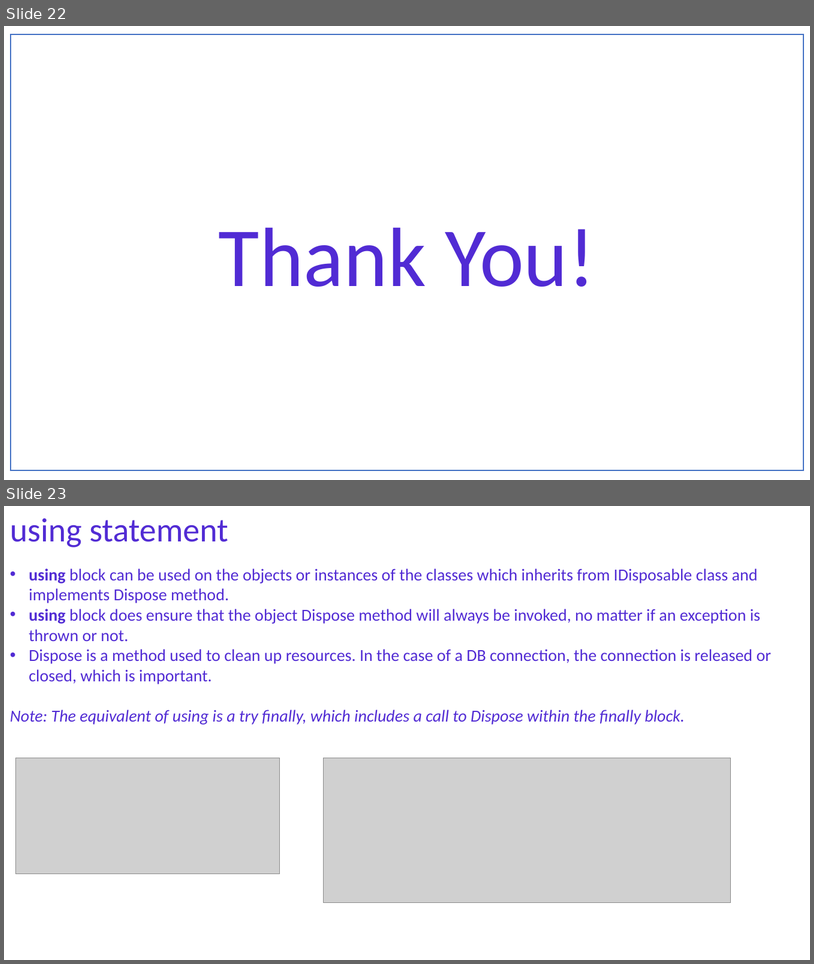
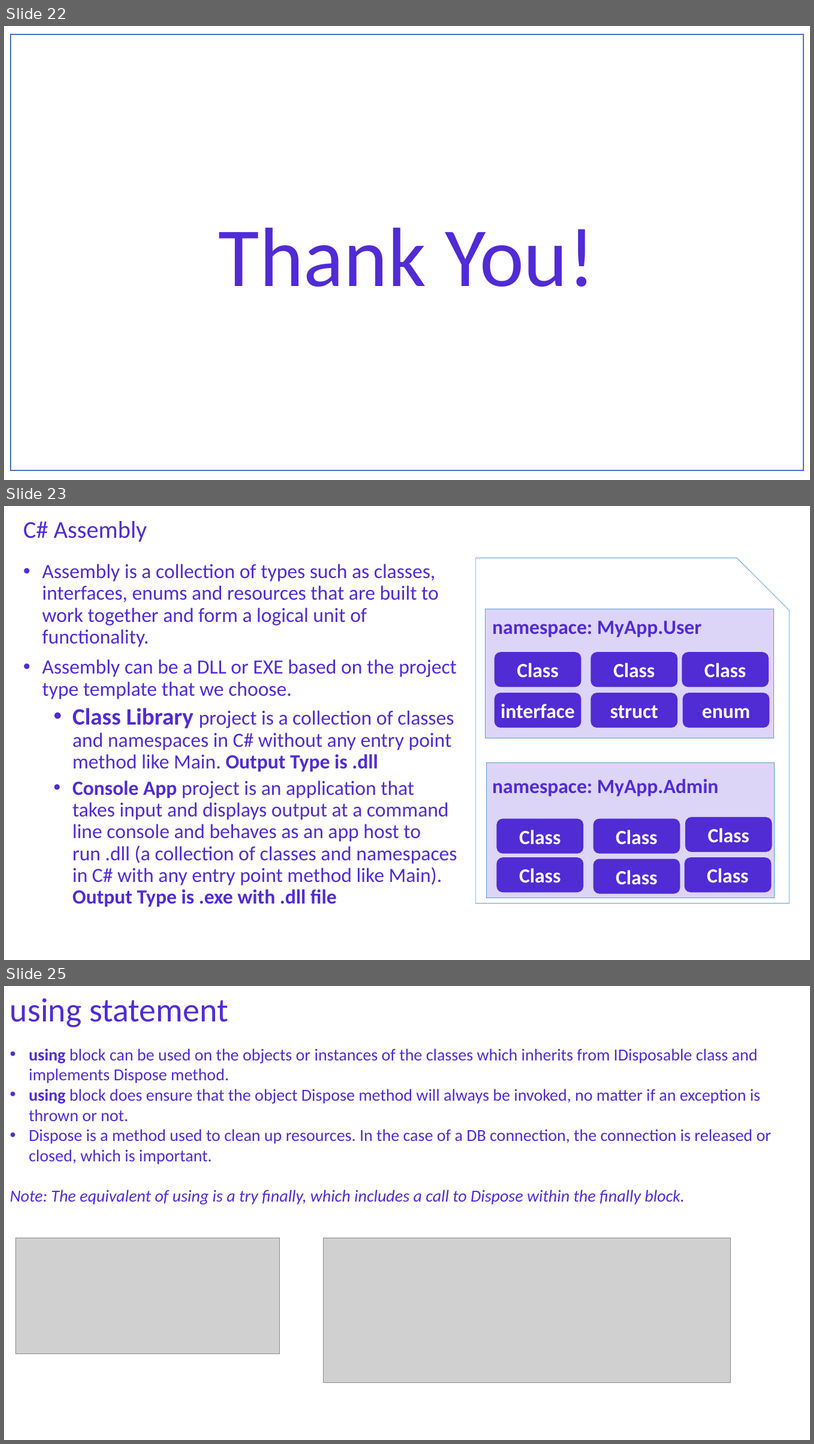
Before and after one commit to NaveenChittimalla/C-Sharp-Fundamentals, a slide deck: docs/C Sharp Programming Language - Fundaments.pptx. Shown one above the other, each under a label of ours: slides 22 and 23 before the commit, slides 22, 23 and 25 after it; the slides between them are not shown. The pictures are 814x964 and 814x1444 pixels, drawn with LibreOffice and Linux fonts; fonts in the diff are those of the drawing; grey boxes stand for pictures. Boxes give left, top, right and bottom in pixels: in the first picture for what was removed or moved away, otherwise in the second. Text is boxed around its words. In the diff, an @@ line names an element or a change of style, - is before the commit and + after.

```diff
--- a/docs/C Sharp Programming Language - Fundaments.pptx
+++ b/docs/C Sharp Programming Language - Fundaments.pptx
@@ slide 23 added at box(4, 506, 810, 960), background #FFFFFF @@
@@ title added at box(23, 521, 147, 542), 28.8 pt, text #512BD4 @@
+C# Assembly
@@ snip rect added at box(476, 558, 790, 903), fill #FFFFFF, outline #5B9BD5 0.5 pt @@
@@ text added at box(42, 564, 457, 907), 24 pt, text #512BD4 @@
+• Assembly is a collection of types such as classes, interfaces, enums and resources that are built to work together and form a logical unit of functionality.
+• Assembly can be a DLL or EXE based on the project type template that we choose.
+  • Class Library project is a collection of classes and namespaces in C# without any entry point method like Main. Output Type is .dll
+  • Console App project is an application that takes input and displays output at a command line console and behaves as an app host to run .dll (a collection of classes and namespaces in C# with any entry point method like Main). Output Type is .exe with .dll file
@@ rectangle added at box(486, 609, 774, 738), fill #DCD5F7, outline #5B9BD5 0.5 pt @@
@@ text added at box(492, 621, 702, 637), 24 pt, text #512BD4, bold @@
+namespace: MyApp.User
@@ rounded rectangle added at box(495, 652, 581, 686), fill #512BD4, outline #512BD4 1 pt, 24 pt, text #FFFFFF, bold @@
+Class
@@ rounded rectangle added at box(591, 652, 677, 686), fill #512BD4, outline #512BD4 1 pt, 24 pt, text #FFFFFF, bold @@
+Class
@@ rounded rectangle added at box(683, 652, 768, 686), fill #512BD4, outline #512BD4 1 pt, 24 pt, text #FFFFFF, bold @@
+Class
@@ rounded rectangle added at box(495, 693, 581, 727), fill #512BD4, outline #512BD4 1 pt, 24 pt, text #FFFFFF, bold @@
+interface
@@ rounded rectangle added at box(591, 693, 677, 727), fill #512BD4, outline #512BD4 1 pt, 24 pt, text #FFFFFF, bold @@
+struct
@@ rounded rectangle added at box(683, 693, 769, 727), fill #512BD4, outline #512BD4 1 pt, 24 pt, text #FFFFFF, bold @@
+enum
@@ rectangle added at box(487, 762, 776, 898), fill #DCD5F7, outline #5B9BD5 0.5 pt @@
@@ text added at box(492, 778, 719, 796), 24 pt, text #512BD4, bold @@
+namespace: MyApp.Admin
@@ rounded rectangle added at box(498, 819, 584, 853), fill #512BD4, outline #512BD4 1 pt, 24 pt, text #FFFFFF, bold @@
+Class
@@ rounded rectangle added at box(594, 819, 680, 853), fill #512BD4, outline #512BD4 1 pt, 24 pt, text #FFFFFF, bold @@
+Class
@@ rounded rectangle added at box(686, 817, 772, 852), fill #512BD4, outline #512BD4 1 pt, 24 pt, text #FFFFFF, bold @@
+Class
@@ rounded rectangle added at box(498, 858, 584, 891), fill #512BD4, outline #512BD4 1 pt, 24 pt, text #FFFFFF, bold @@
+Class
@@ rounded rectangle added at box(594, 859, 680, 893), fill #512BD4, outline #512BD4 1 pt, 24 pt, text #FFFFFF, bold @@
+Class
@@ rounded rectangle added at box(685, 858, 771, 891), fill #512BD4, outline #512BD4 1 pt, 24 pt, text #FFFFFF, bold @@
+Class
@@ what was slide 23 is now slide 25 @@
```
Also in this commit, not shown: 1 other slide added, 1 other file.
